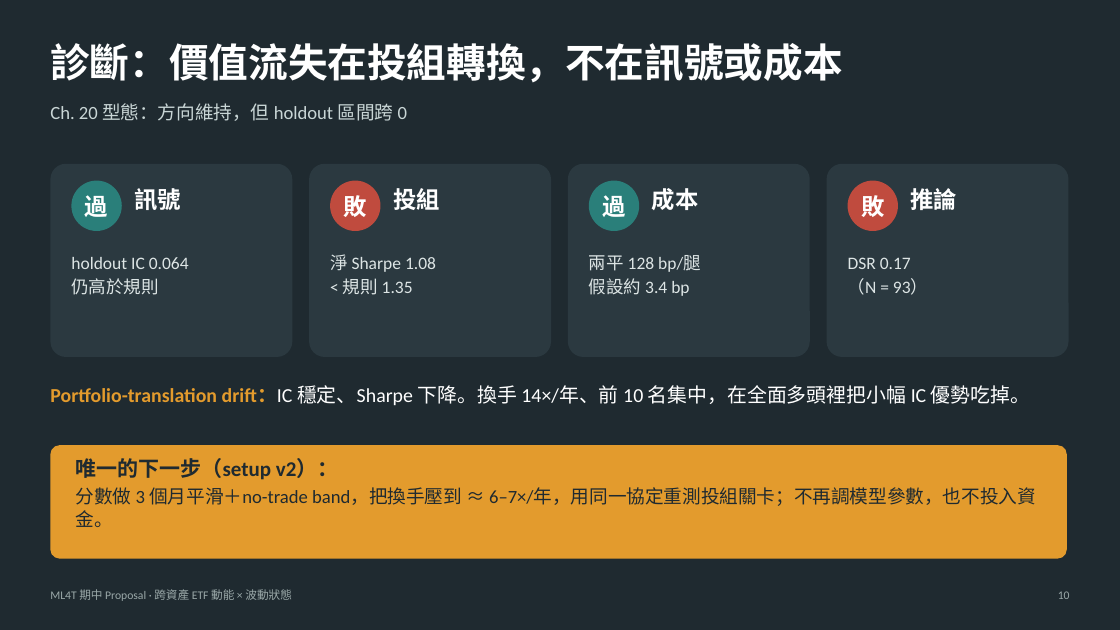
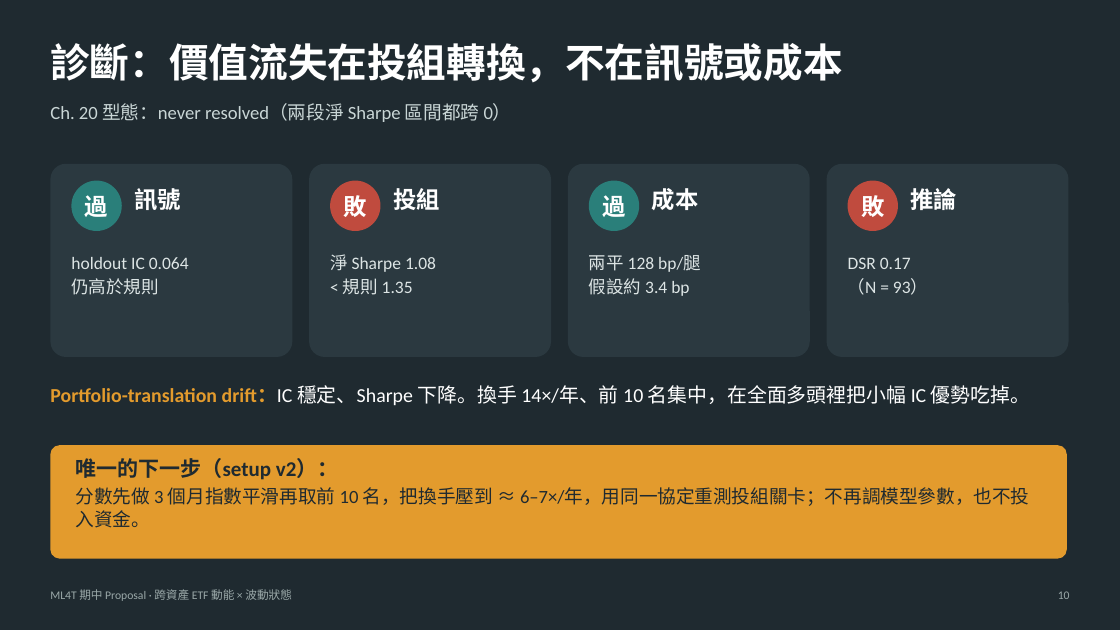
Before and after one commit to StanHsu0348/ml4t-midterm-etf-momentum, a slide deck: slide 10 of slides/midterm_presentation.pptx. Drawn at 1120x630 pixels with LibreOffice and Linux fonts; fonts in the diff are those of the drawing. Boxes give left, top, right and bottom in pixels: in the first picture for what was removed or moved away, otherwise in the second. Text is boxed around its words. In the diff, an @@ line names an element or a change of style, - is before the commit and + after.

```diff
--- a/slides/midterm_presentation.pptx
+++ b/slides/midterm_presentation.pptx
@@ text at (x1=50, y1=103, x2=512, y2=122): text changed @@
-Ch. 20 型態：方向維持，但 holdout 區間跨 0
+Ch. 20 型態：never resolved（兩段淨 Sharpe 區間都跨 0）
@@ text at (x1=76, y1=487, x2=1030, y2=528): text changed @@
-分數做 3 個月平滑＋no-trade band，把換手壓到 ≈ 6–7×/年，用同一協定重測投組關卡；不再調模型參數，也不投入資金。
+分數先做 3 個月指數平滑再取前 10 名，把換手壓到 ≈ 6–7×/年，用同一協定重測投組關卡；不再調模型參數，也不投入資金。
```
Also in this commit, not shown: 4 other slides changed, 22 other files.
